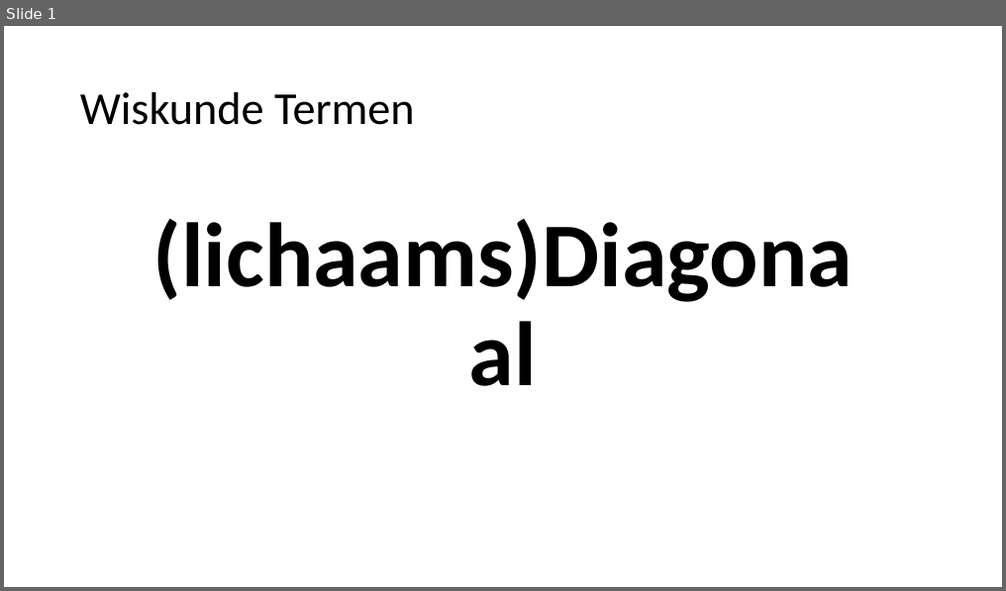
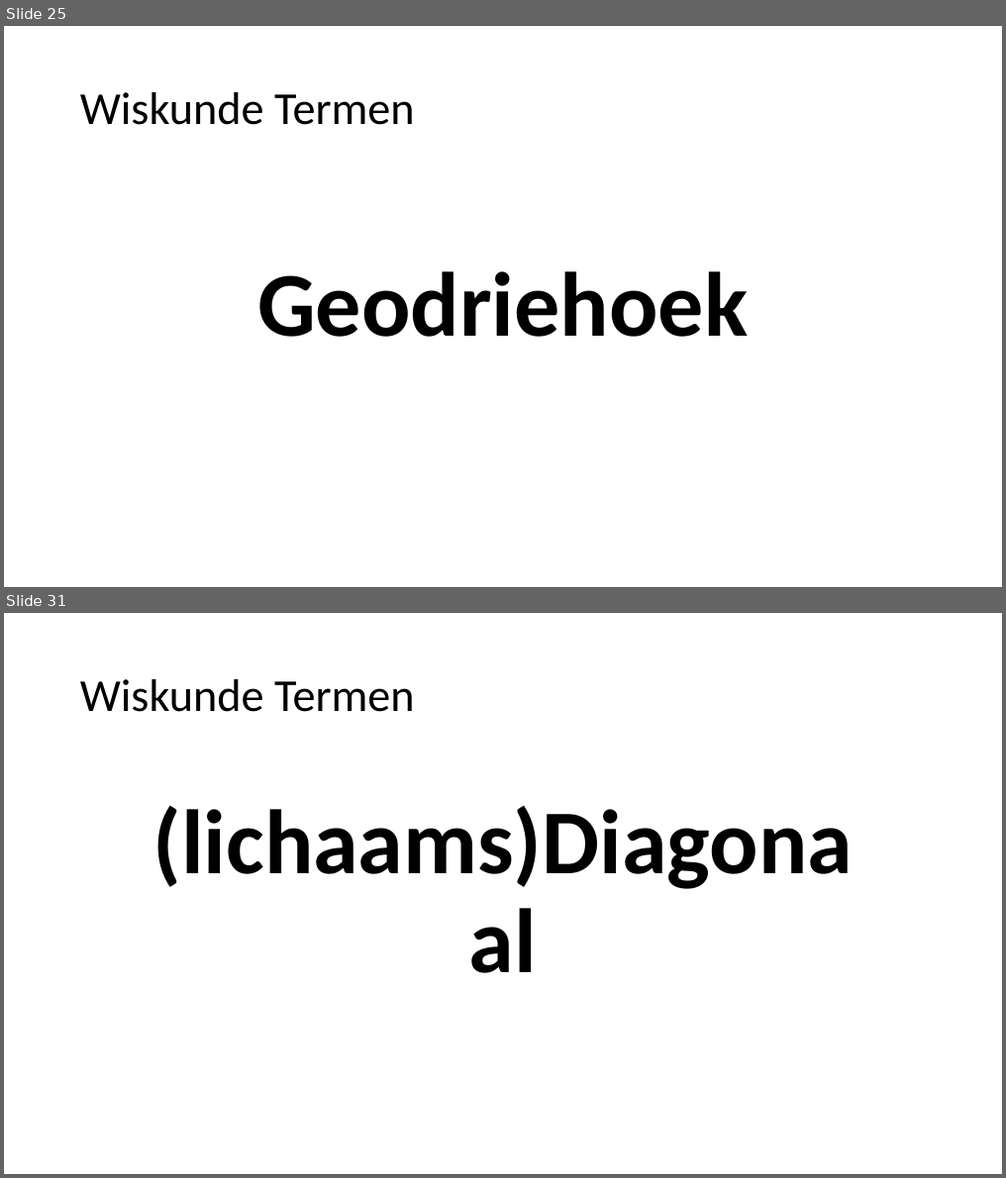
Before and after one commit to heinvinkel/wiskundetermen, a slide deck: meetkunde/AAAAMeetkunde.pptx. Shown one above the other, each under a label of ours: slide 1 before the commit, slides 25 and 31 after it; the slides between them are not shown. The pictures are 1006x591 and 1006x1178 pixels, drawn with LibreOffice and Linux fonts; fonts in the diff are those of the drawing. Boxes give left, top, right and bottom in pixels: in the first picture for what was removed or moved away, otherwise in the second. Text is boxed around its words. In the diff, an @@ line names an element or a change of style, - is before the commit and + after.

```diff
--- a/meetkunde/AAAAMeetkunde.pptx
+++ b/meetkunde/AAAAMeetkunde.pptx
@@ slide 25 added at [4, 26, 1002, 587], background #FFFFFF @@
@@ title added at [80, 92, 415, 125], 44 pt, text #000000 @@
+Wiskunde Termen
@@ text added at [257, 272, 747, 337], 87.8 pt, text #000000, bold @@
+Geodriehoek
@@ what was slide 1 is now slide 31 @@
```
Also in this commit, not shown: 29 other slides added, 20 other files.
